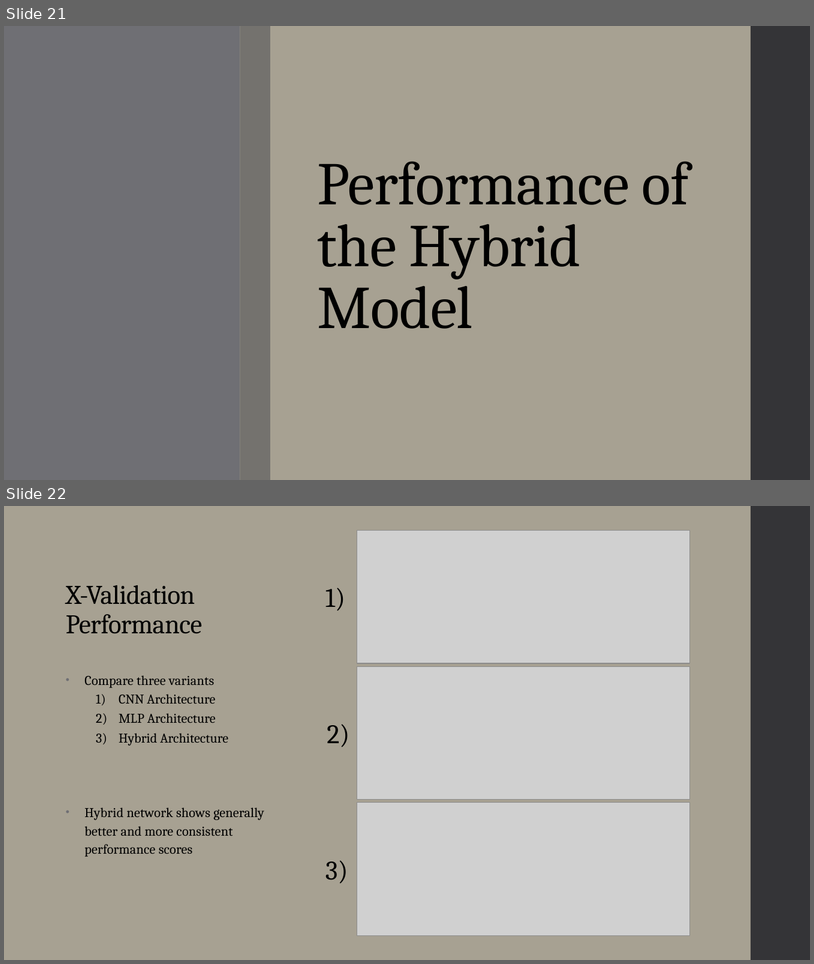
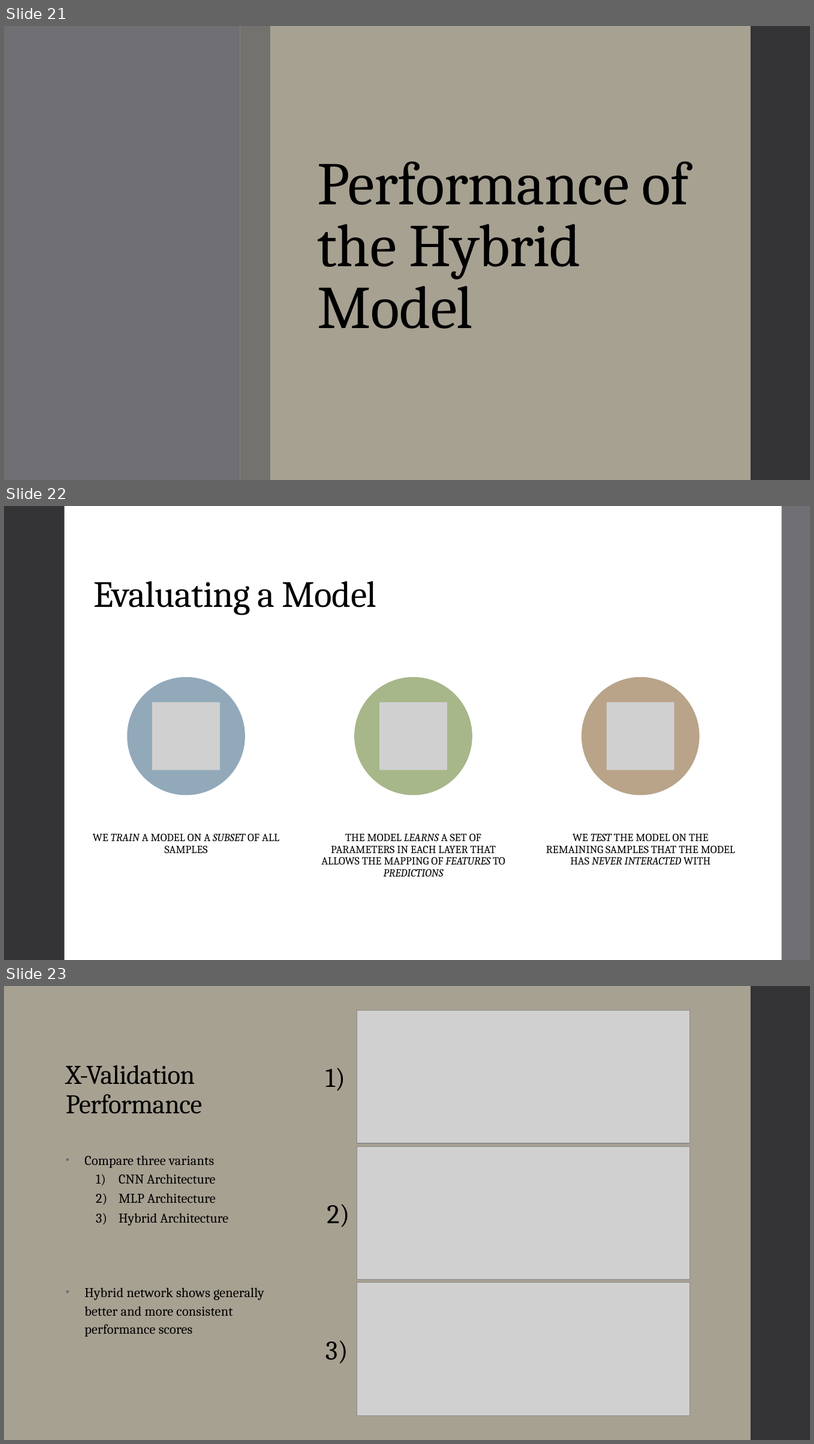
Before and after one commit to landonbuell/Buell-Senior-Thesis, a slide deck: JMMPaper/Musical Instrument Classification Using a Hybrid Neural Network BuellShortv2.pptx. Shown one above the other, each under a label of ours: slides 21 and 22 before the commit, slides 21, 22 and 23 after it. The pictures are 814x964 and 814x1444 pixels, drawn with LibreOffice and Linux fonts; fonts in the diff are those of the drawing; grey boxes stand for pictures. Boxes give left, top, right and bottom in pixels: in the first picture for what was removed or moved away, otherwise in the second. Text is boxed around its words. In the diff, an @@ line names an element or a change of style, - is before the commit and + after.

```diff
--- a/JMMPaper/Musical Instrument Classification Using a Hybrid Neural Network BuellShortv2.pptx
+++ b/JMMPaper/Musical Instrument Classification Using a Hybrid Neural Network BuellShortv2.pptx
@@ slide 22 added at (4,506,810,960), background #FFFFFF; not listed: 1 template element that a slide beside it also shows @@
@@ rectangle added at (4,506,810,960), fill #FFFFFF @@
@@ rectangle added at (4,506,65,960), fill #353537 @@
@@ rectangle added at (782,506,810,960), fill #6F6F74 @@
@@ title added at (93,581,377,615), 44 pt, text #000000 @@
+Evaluating a Model
@@ group added at (93,677,735,876): 3 ellipses, 3 pictures, 3 texts @@
+WE TRAIN A MODEL ON A SUBSET OF ALL SAMPLES
+THE MODEL LEARNS A SET OF PARAMETERS IN EACH LAYER THAT ALLOWS THE MAPPING OF FEATURES TO PREDICTIONS
+WE TEST THE MODEL ON THE REMAINING SAMPLES THAT THE MODEL HAS NEVER INTERACTED WITH
@@ what was slide 22 is now slide 23 @@
```
Also in this commit, not shown: 1 slide changed.
